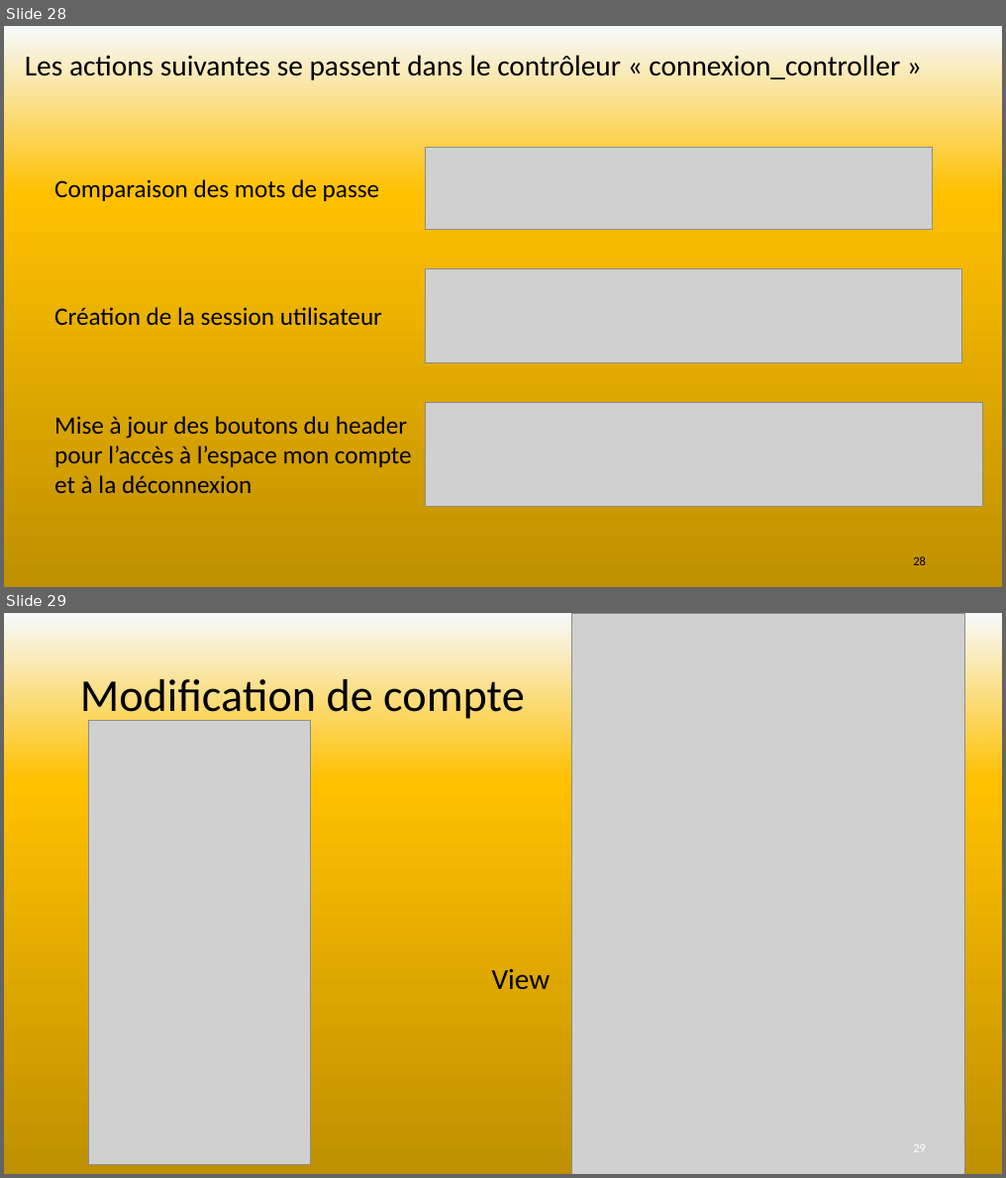
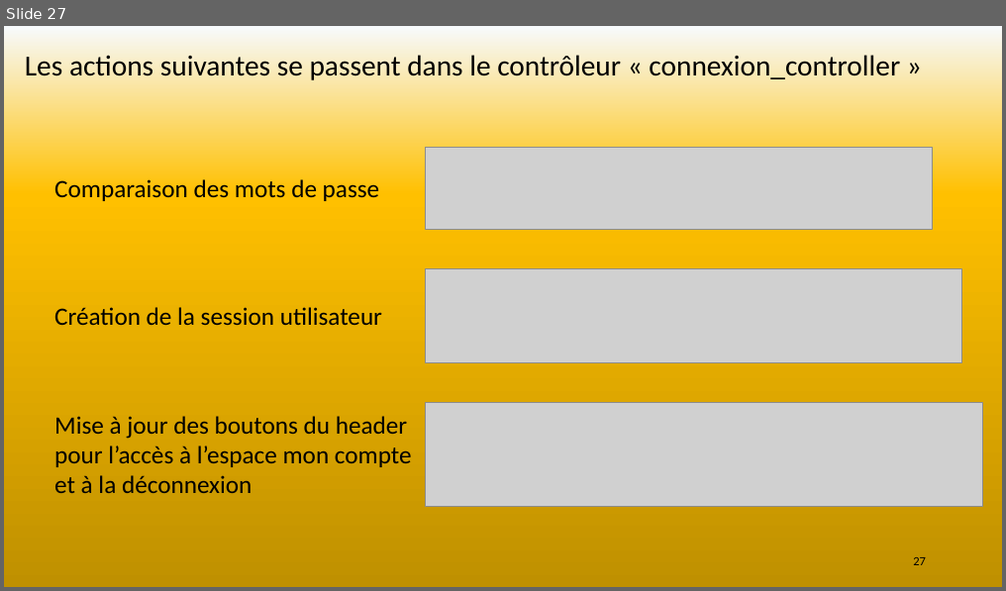
Before and after one commit to SebLeyr/Rotten_potatoes, a slide deck: Conception/Rotten potatoes.pptx. Shown one above the other, each under a label of ours: slides 28 and 29 before the commit, slide 27 after it. The pictures are 1006x1178 and 1006x591 pixels, drawn with LibreOffice and Linux fonts; fonts in the diff are those of the drawing; grey boxes stand for pictures. Boxes give left, top, right and bottom in pixels: in the first picture for what was removed or moved away, otherwise in the second. Text is boxed around its words. In the diff, an @@ line names an element or a change of style, - is before the commit and + after.

```diff
--- a/Conception/Rotten potatoes.pptx
+++ b/Conception/Rotten potatoes.pptx
@@ slide 29 removed at (4,613,1002,1174), background gradient #F7FAFD to #FFC000 to #BF9000 to #FFFFFF @@
@@ picture removed at (572,613,965,1174) @@
@@ title removed at (80,673,524,723) @@
-Modification de compte
@@ picture removed at (88,720,310,1164) @@
@@ text removed at (492,969,550,990) @@
-View
@@ page number removed at (913,1145,926,1153) @@
-29
@@ what was slide 28 is now slide 27 @@
@@ page number at (913,558,926,566): text changed @@
-28
+27
```
Also in this commit, not shown: 5 slides changed, 9 slides added, 3 other slides removed, 1 other file.
